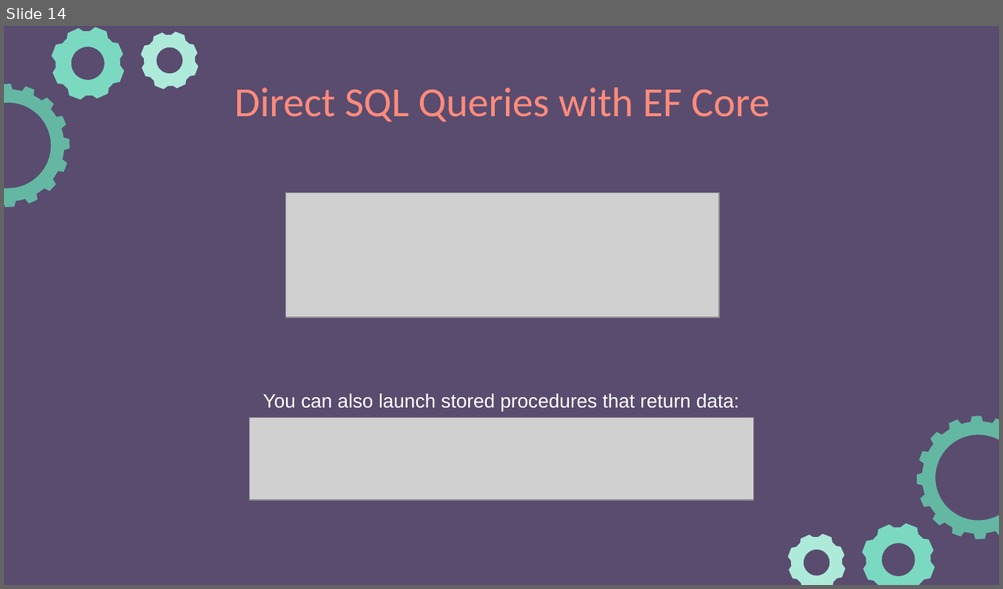
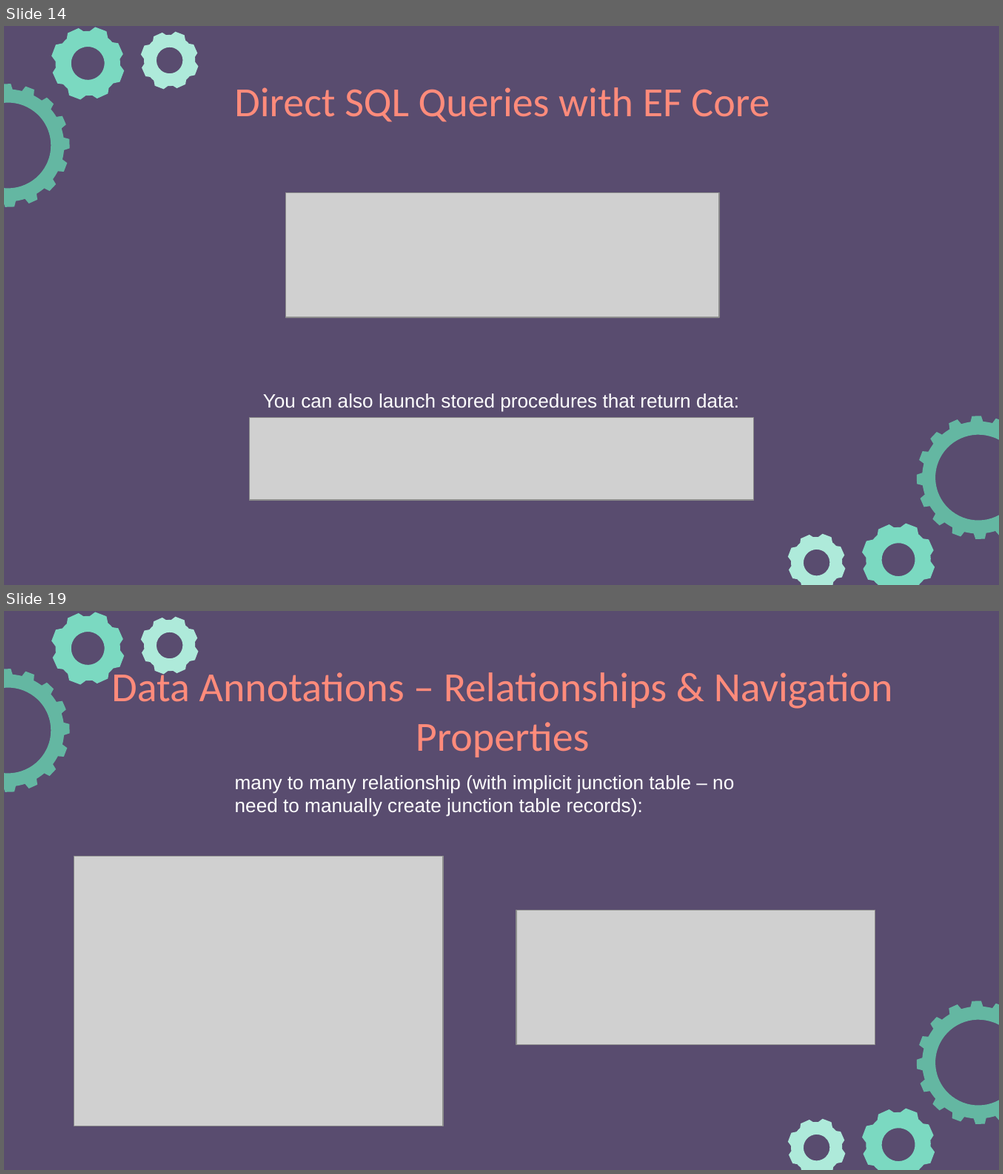
Before and after one commit to e-m-wilson/dotnet, a slide deck: Resources-Notes-Ppts/ASP-NET-Identity/ASPNET_Identity.pptx. Shown one above the other, each under a label of ours: slide 14 before the commit, slides 14 and 19 after it; the slides between them are not shown. The pictures are 1003x589 and 1003x1174 pixels, drawn with LibreOffice and Linux fonts; fonts in the diff are those of the drawing; grey boxes stand for pictures. Boxes give left, top, right and bottom in pixels: in the first picture for what was removed or moved away, otherwise in the second. Text is boxed around its words. In the diff, an @@ line names an element or a change of style, - is before the commit and + after.

```diff
--- a/Resources-Notes-Ppts/ASP-NET-Identity/ASPNET_Identity.pptx
+++ b/Resources-Notes-Ppts/ASP-NET-Identity/ASPNET_Identity.pptx
@@ slide 19 added at (4,611,999,1170), background #594C6F; not listed: 6 template elements that a slide beside it also shows @@
@@ title added at (111,667,893,758), 30 pt, text #FF8B7B @@
+Data Annotations – Relationships & Navigation Properties
@@ text added at (235,775,734,817), 14 pt, text #FFFFFF @@
+many to many relationship (with implicit junction table – no need to manually create junction table records):
@@ picture added at (74,857,443,1128) @@
@@ picture added at (516,911,874,1045) @@
```
Also in this commit, not shown: 1 slide changed, 12 other slides added.
